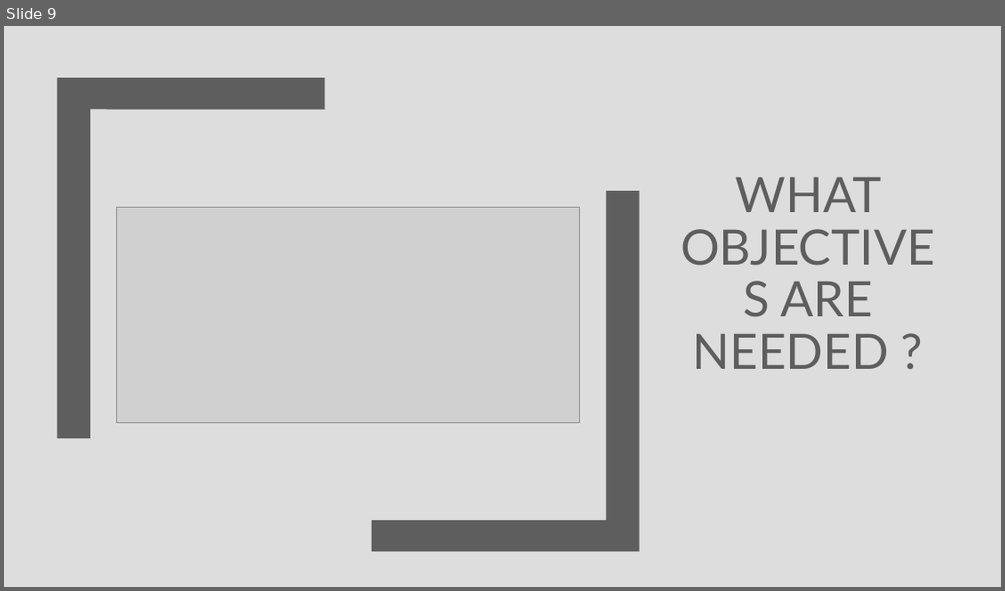
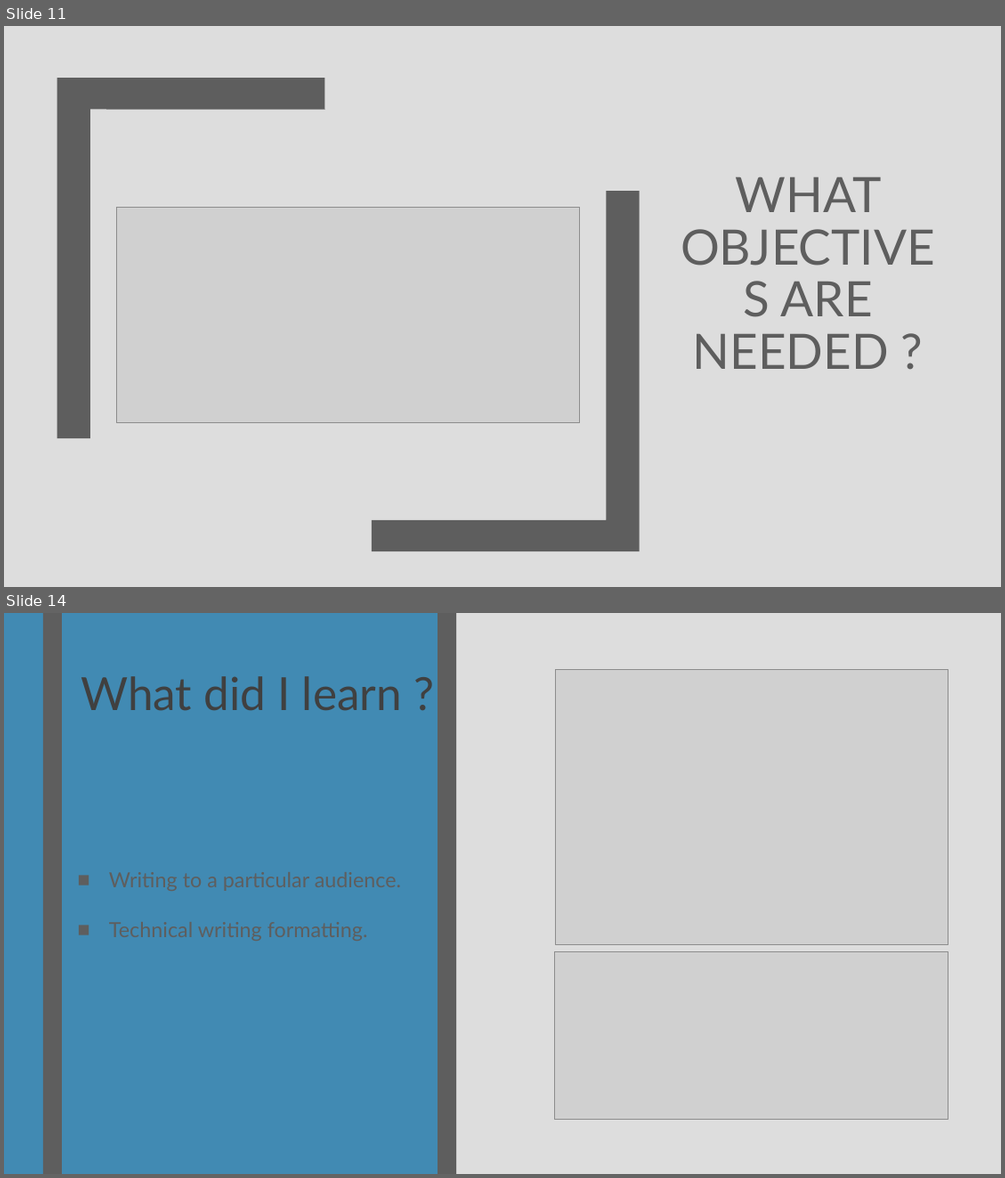
Before and after one commit to edunzer/YR4_TERM-3, a slide deck: Advanced Technical Writing/WEEK 10/Assignment #5 Oral Presentation.pptx. Shown one above the other, each under a label of ours: slide 9 before the commit, slides 11 and 14 after it; the slides between them are not shown. The pictures are 1005x591 and 1005x1178 pixels, drawn with LibreOffice and Linux fonts; fonts in the diff are those of the drawing; grey boxes stand for pictures. Boxes give left, top, right and bottom in pixels: in the first picture for what was removed or moved away, otherwise in the second. Text is boxed around its words. In the diff, an @@ line names an element or a change of style, - is before the commit and + after.

```diff
--- a/Advanced Technical Writing/WEEK 10/Assignment #5 Oral Presentation.pptx
+++ b/Advanced Technical Writing/WEEK 10/Assignment #5 Oral Presentation.pptx
@@ slide 14 added at (x1=4, y1=613, x2=1001, y2=1174), background #DDDDDD; not listed: 2 template elements that a slide beside it also shows @@
@@ rectangle added at (x1=43, y1=613, x2=62, y2=1174), fill #5E5E5E @@
@@ title added at (x1=81, y1=676, x2=402, y2=711), 44 pt, text #404040 @@
+What did I learn ?
@@ picture added at (x1=555, y1=669, x2=948, y2=944) @@
@@ picture added at (x1=554, y1=952, x2=948, y2=1119) @@
@@ what was slide 9 is now slide 11 @@
```
Also in this commit, not shown: 2 slides changed, 3 other slides added, 2 slides removed.
